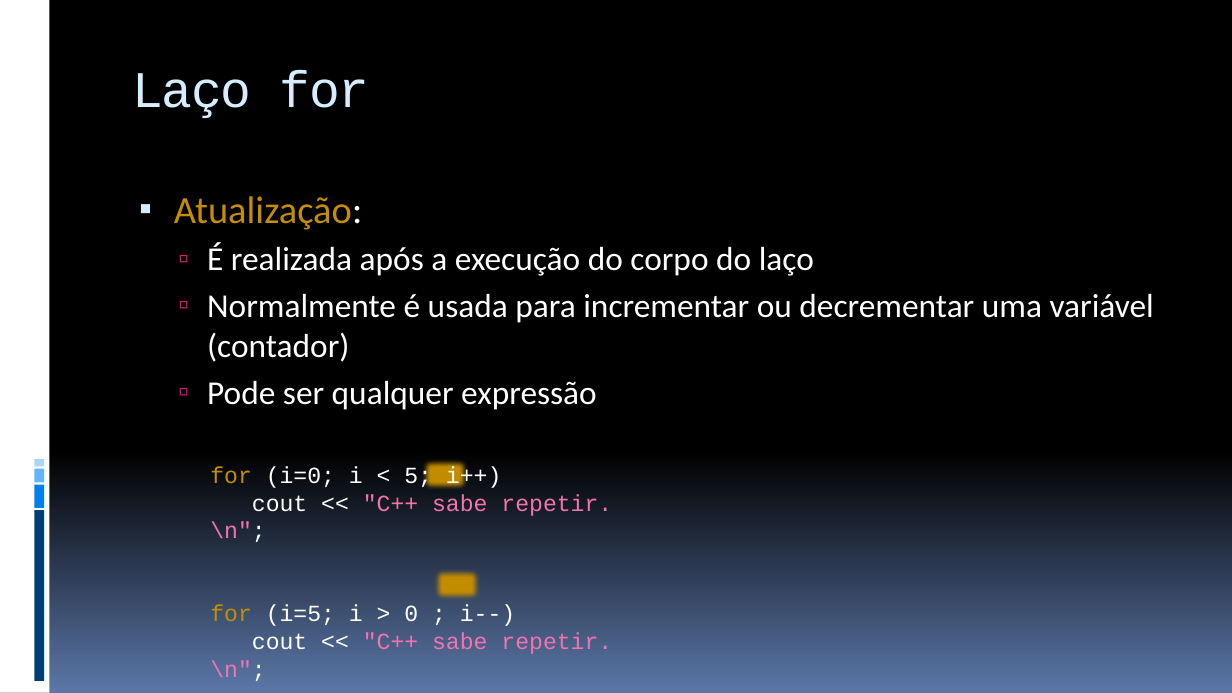
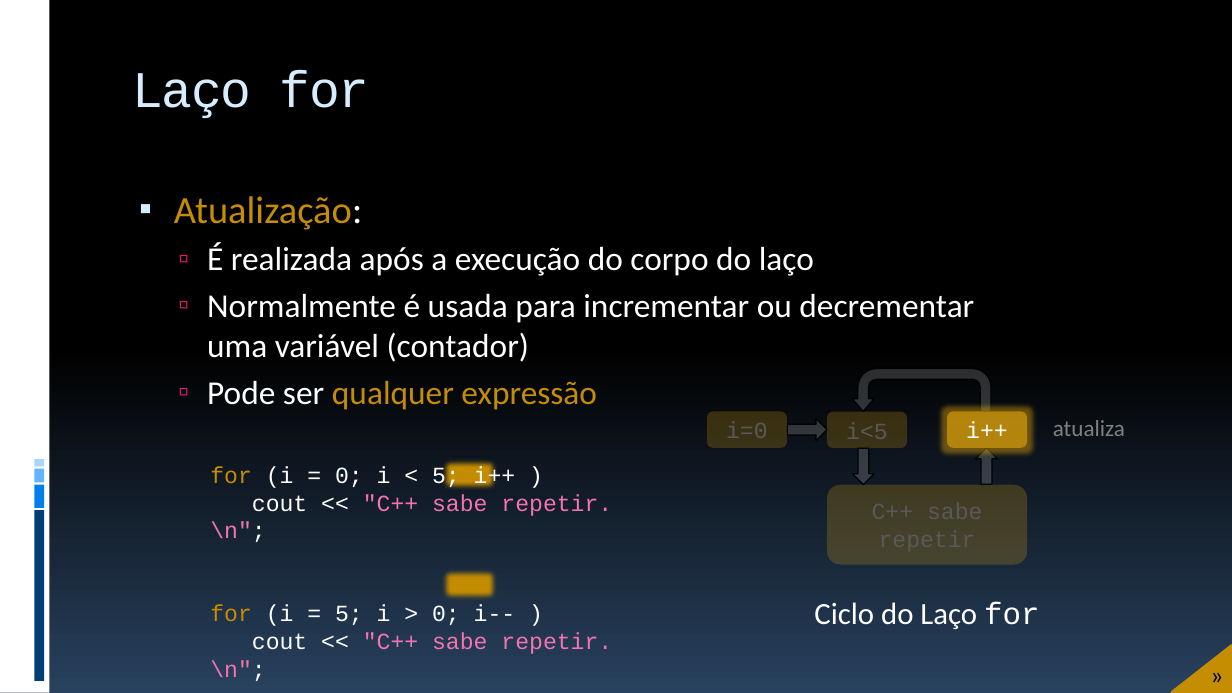
Before and after one commit to JudsonSS/ProgComp, a slide deck: slide 14 of Slides/16. Laço de Repetição For.pptx (slide 13 before the commit). Drawn at 1232x693 pixels with LibreOffice and Linux fonts; fonts in the diff are those of the drawing. Boxes give left, top, right and bottom in pixels: in the first picture for what was removed or moved away, otherwise in the second. Text is boxed around its words. In the diff, an @@ line names an element or a change of style, - is before the commit and + after.

```diff
--- a/Slides/16. Laço de Repetição For.pptx
+++ b/Slides/16. Laço de Repetição For.pptx
@@ background gradient #000000 to #5B77A8 to gradient #000000 to #28415E @@
@@ text at <box>207,381,597,410</box>: text colour #FFFFFF to #C58D01 in "qualquer expressão" @@
@@ group added at <box>707,369,1039,629</box>: 4 rounded rectangles, 3 right arrows, 1 uturn arrow, 1 text @@
+i=0
+i<5
+Ciclo do Laço for
+i++
@@ text added at <box>1053,420,1125,436</box>, 18 pt, text #808080 @@
+atualiza
@@ text at <box>210,466,516,490</box>: spaces changed @@
-for (i=0; i < 5; i++)
+for (i = 0; i < 5; i++ )
@@ rectangle: place and size @@
-rectangle at <box>420,457,470,493</box>
+rectangle at <box>440,457,500,493</box>
@@ rectangle: place and size @@
-rectangle at <box>432,567,482,603</box>
+rectangle at <box>440,567,500,603</box>
@@ text at <box>210,605,516,626</box>: spaces changed @@
-for (i=5; i > 0 ; i--)
+for (i = 5; i > 0; i-- )
@@ freeform shape added at <box>1172,645,1232,692</box>, fill #C58D01, outline #C58D01 1.5 pt @@
@@ text added at <box>1195,655,1232,693</box>, 20 pt, text #000000 @@
+»
```
Also in this commit, not shown: 28 other slides changed, 1 slide added, 12 other files.
